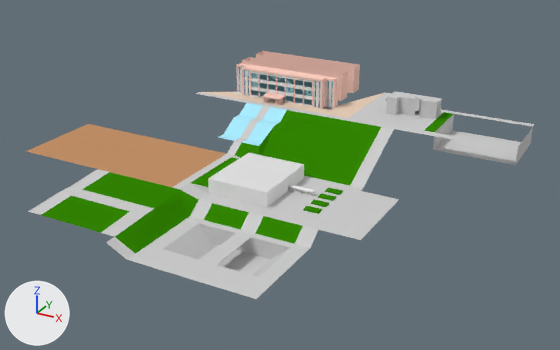
Renders of the Blender file _Models/map.blend from each side of a commit.
Camera for both pictures: a 50 mm camera at (538.0, -941.0, 364.0) aimed at (83.0, -113.0, -50.0). Arrows for +X, +Y and +Z are at lower left; the lights stay in place.

The older version as bpy lines, for what is in view:
```python
ob_director_building_001 = bpy.data.objects.new('director_building.001', me_ground_001)
ob_director_building_001.parent = ob_collisions
ob_director_building_001.location = (47.28, -86.04, 0.313)
ob_director_building_001.rotation_mode = 'XZY'
ob_director_building_001.scale = (13.2, 0.5, 0.5)
ob_school_walls_001 = bpy.data.objects.new('school_walls.001', me_walls_004)
ob_school_walls_001.parent = ob_collisions
ob_school_walls_001.location = (-0.209, 34.5, 1.25)
ob_school_walls_001.scale = (10.8, 6.88, 0.5)
ob_teacher_building_001 = bpy.data.objects.new('teacher_building.001', me_walls_001)
ob_teacher_building_001.parent = ob_collisions
ob_teacher_building_001.location = (33.02, -65.2, 0.313)
ob_teacher_building_001.scale = (13.2, 0.5, 0.5)
ob_walkroad = bpy.data.objects.new('walkroad', me_ground)
ob_walkroad.parent = ob_collisions
ob_walkroad.location = (47.28, -86.04, 0.313)
ob_walkroad.rotation_mode = 'XZY'
ob_walkroad.scale = (13.2, 0.5, 0.5)
```
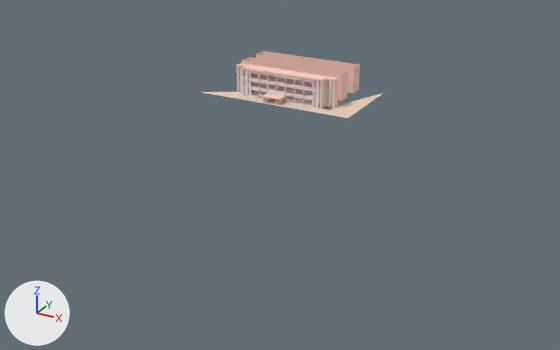
Changed parts and their boxes [x1, y1, x2, y2] in the pictures (560 x 350 px):
'walkroad', hidden: before [26, 92, 534, 299]
'teacher_building.001', hidden: before [208, 153, 315, 207]
'director_building.001', hidden: before [360, 91, 443, 130]
part 1 of me_walls_004, deleted (cyan): before [239, 67, 333, 107]

The edits, one by one:
me_walls_004 is used by ob_school_walls_001; parent ob_collisions; location (-0.209, 34.5, 1.25); scale (10.8, 6.88, 0.5).
me_walls_004 had 1166 vertices, 848 faces, 2 loose edges and spanned x -5.8..5.9, y -4.6..5.3, z -2.5..40.5.
me_walls_004 now has 1146 vertices, 762 faces, 2 loose edges and spans x -5.8..5.9, y -4.6..5.3, z -2.5..40.5.
Part 1, on me_walls_004:
4 vertices are removed from x 2.9..3.3, y -3.0, z 25.2.
82 faces are deleted.
me_walls_004 no longer uses material mat_glass (cyan #a4d8e7).
me_walls_004 no longer uses material mat_glass_inverted (cyan #a4d8e4).
Object 'director_building.001' (ob_director_building_001) is now hidden.
Object 'teacher_building.001' (ob_teacher_building_001) is now hidden.
Object 'walkroad' (ob_walkroad) is now hidden.
